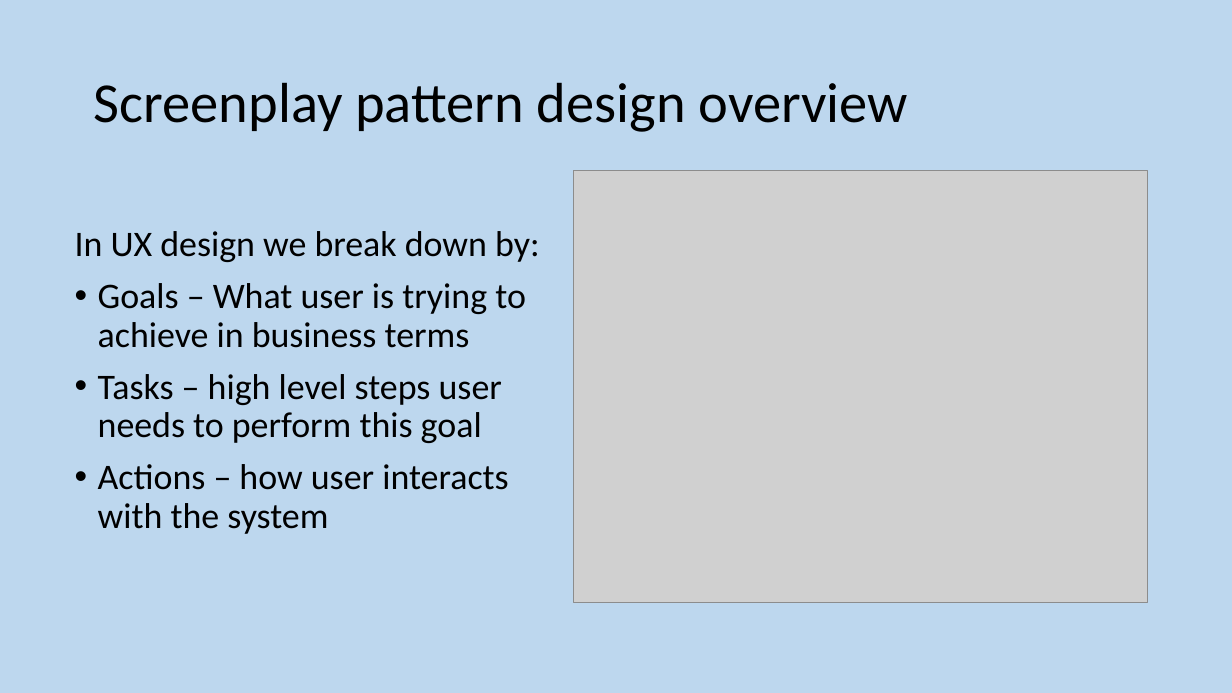
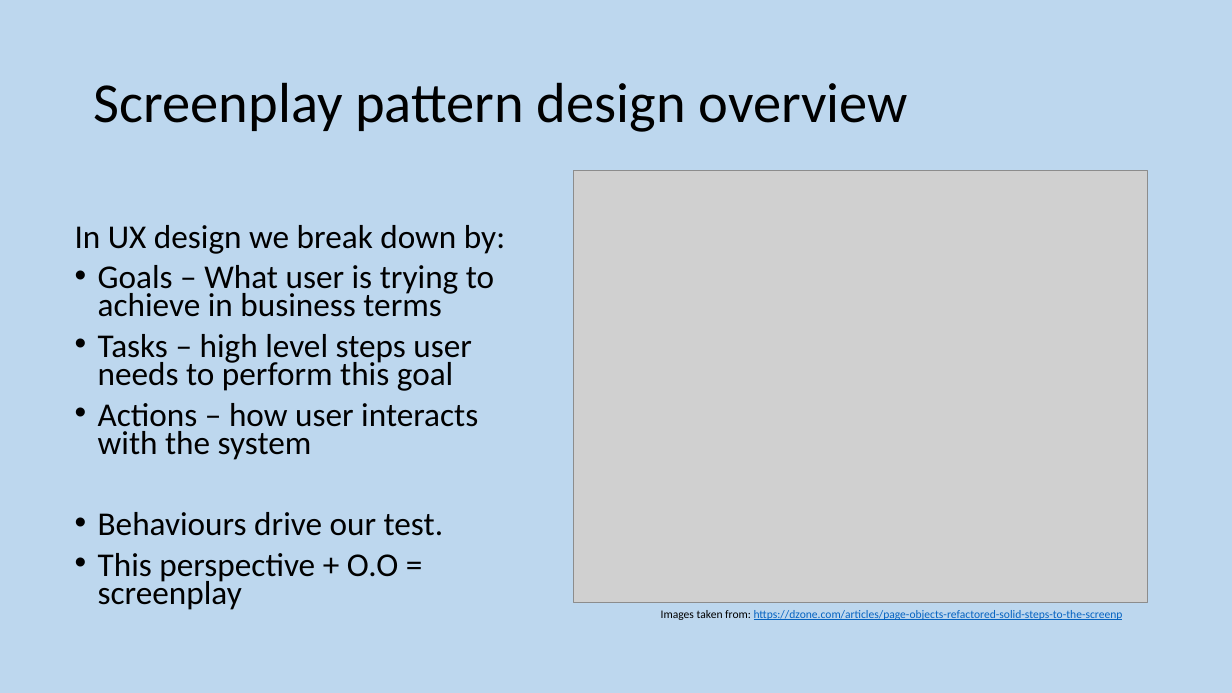
Before and after one commit to GeeChao/serenityjourneydemo, a slide deck: slide 13 of STAG - Screenplay demo.pptx. Drawn at 1232x693 pixels with LibreOffice and Linux fonts; fonts in the diff are those of the drawing; grey boxes stand for pictures. Boxes give left, top, right and bottom in pixels: in the first picture for what was removed or moved away, otherwise in the second. Text is boxed around its words. In the diff, an @@ line names an element or a change of style, - is before the commit and + after.

```diff
--- a/STAG - Screenplay demo.pptx
+++ b/STAG - Screenplay demo.pptx
@@ text at bbox=[75, 225, 505, 460]: size 28 to 25.9 pt in "In UX design we break down by:", "Goals – What user is trying to ...", "Tasks – high level steps user needs ...", "Actions – how user interacts with the ..."; line spacing 0.9 to 0.7 @@
@@ text at bbox=[98, 512, 443, 610]: paragraphs added @@
+• Behaviours drive our test.
+• This perspective + O.O = screenplay
@@ text added at bbox=[661, 610, 1123, 620], 9 pt, text #0563C1, underline @@
+  Images taken from: https://dzone.com/articles/page-objects-refactored-solid-steps-to-the-screenp
```
Also in this commit, not shown: 14 other slides changed, 6 other files.
